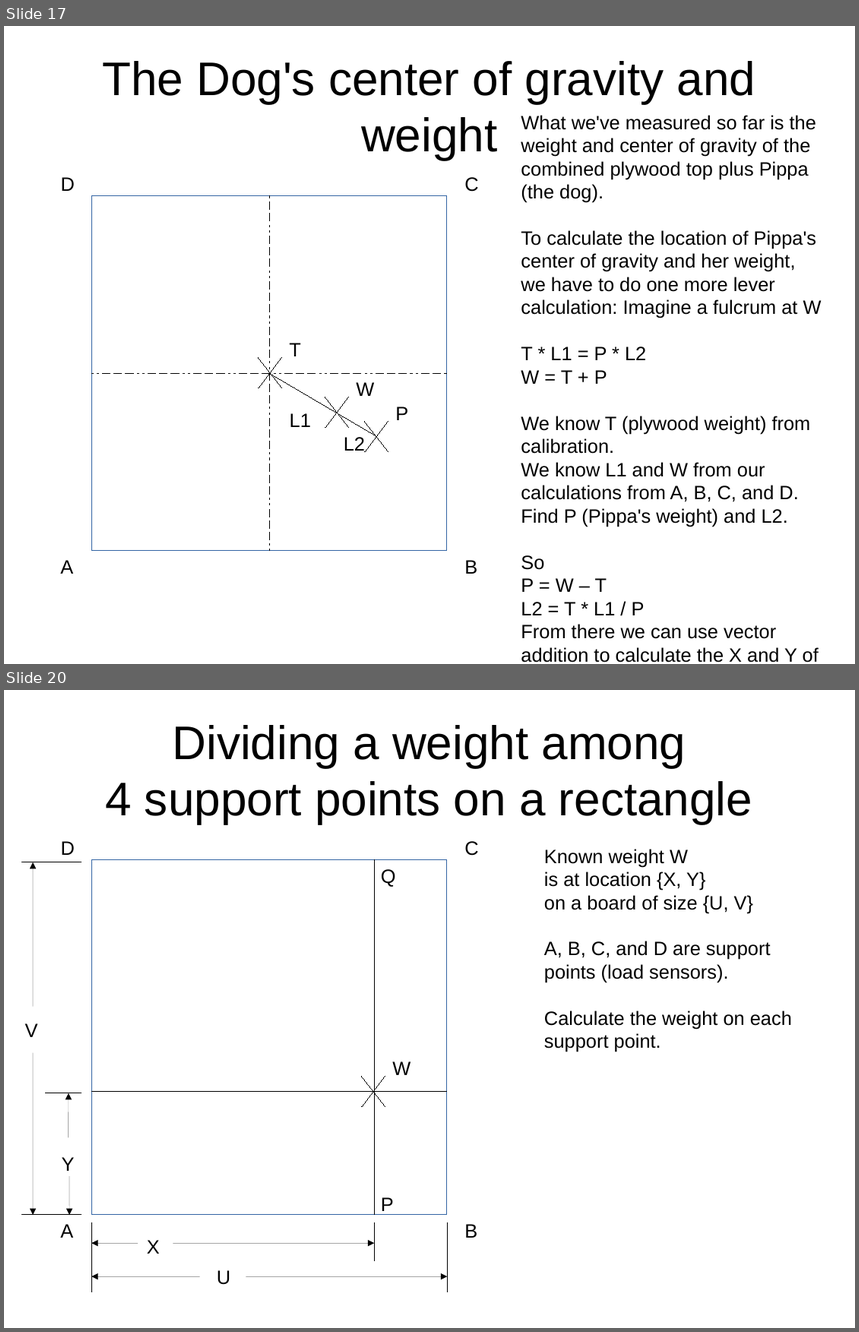
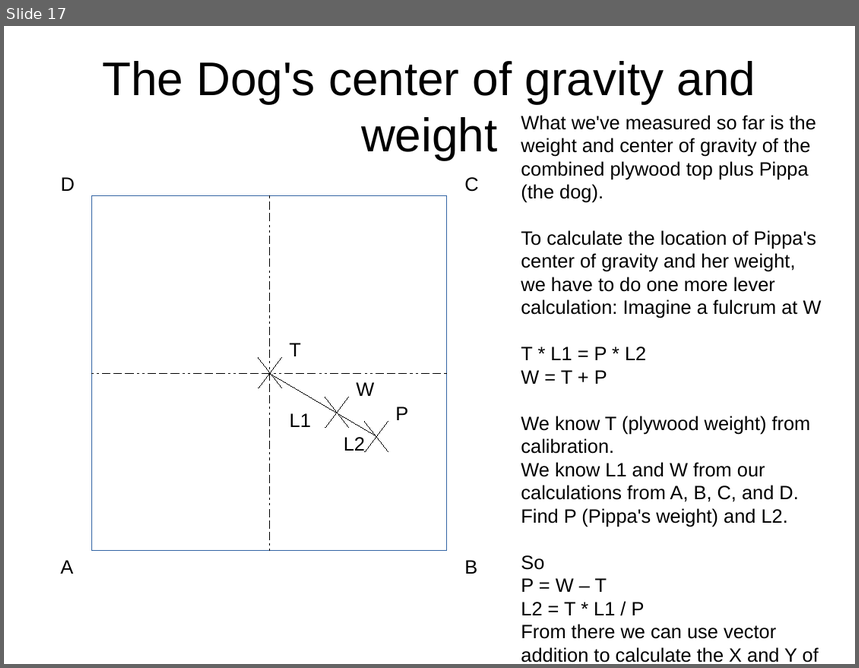
Before and after one commit to bneedhamia/CurieBLEWeightMonitor, a slide deck: ProjectMath.odp. Shown one above the other, each under a label of ours: slides 17 and 20 before the commit, slide 17 after it; the slides between them are not shown. The pictures are 859x1332 and 859x668 pixels, drawn with LibreOffice and Linux fonts; fonts in the diff are those of the drawing. Boxes give left, top, right and bottom in pixels: in the first picture for what was removed or moved away, otherwise in the second. Text is boxed around its words. In the diff, an @@ line names an element or a change of style, - is before the commit and + after.

```diff
--- a/ProjectMath.odp
+++ b/ProjectMath.odp
@@ slide 20 removed at box(4, 690, 855, 1328), background #FFFFFF @@
@@ title removed at box(105, 725, 753, 825) @@
-Dividing a weight among
-4 support points on a rectangle
@@ text removed at box(61, 841, 75, 855) @@
-D
@@ text removed at box(465, 841, 478, 856) @@
-C
@@ text removed at box(544, 849, 792, 1053) @@
-Known weight W
-is at location {X, Y}
-on a board of size {U, V}
-A, B, C, and D are support points (load sensors).
-Calculate the weight on each support point.
@@ line removed from (82, 863) to (22, 863) @@
@@ arrow removed from (33, 1007) to (33, 863) @@
@@ rectangle removed at box(91, 860, 446, 1215) @@
@@ line removed from (375, 1215) to (375, 860) @@
@@ text removed at box(381, 869, 396, 887) @@
-Q
@@ text removed at box(25, 1024, 38, 1037) @@
-V
@@ arrow removed from (33, 1053) to (33, 1215) @@
@@ line removed from (385, 1076) to (362, 1107) @@
@@ line removed from (386, 1107) to (362, 1076) @@
@@ text removed at box(392, 1062, 411, 1075) @@
-W
@@ line removed from (82, 1094) to (45, 1094) @@
@@ arrow removed from (68, 1138) to (68, 1094) @@
@@ line removed from (446, 1091) to (91, 1091) @@
@@ text removed at box(62, 1157, 75, 1171) @@
-Y
@@ arrow removed from (69, 1176) to (69, 1215) @@
@@ text removed at box(381, 1198, 394, 1215) @@
-P
@@ line removed from (82, 1215) to (21, 1215) @@
@@ text removed at box(60, 1224, 73, 1238) @@
-A
@@ line removed from (91, 1223) to (91, 1293) @@
@@ line removed from (375, 1223) to (375, 1262) @@
@@ line removed from (447, 1223) to (447, 1293) @@
@@ text removed at box(465, 1224, 477, 1238) @@
-B
@@ arrow removed from (138, 1244) to (91, 1244) @@
@@ text removed at box(147, 1240, 160, 1254) @@
-X
@@ arrow removed from (173, 1244) to (375, 1244) @@
@@ arrow removed from (199, 1277) to (91, 1277) @@
@@ text removed at box(217, 1271, 230, 1285) @@
-U
@@ arrow removed from (246, 1277) to (447, 1277) @@
```
Also in this commit, not shown: 2 slides changed, 9 other slides removed, 5 other files.
